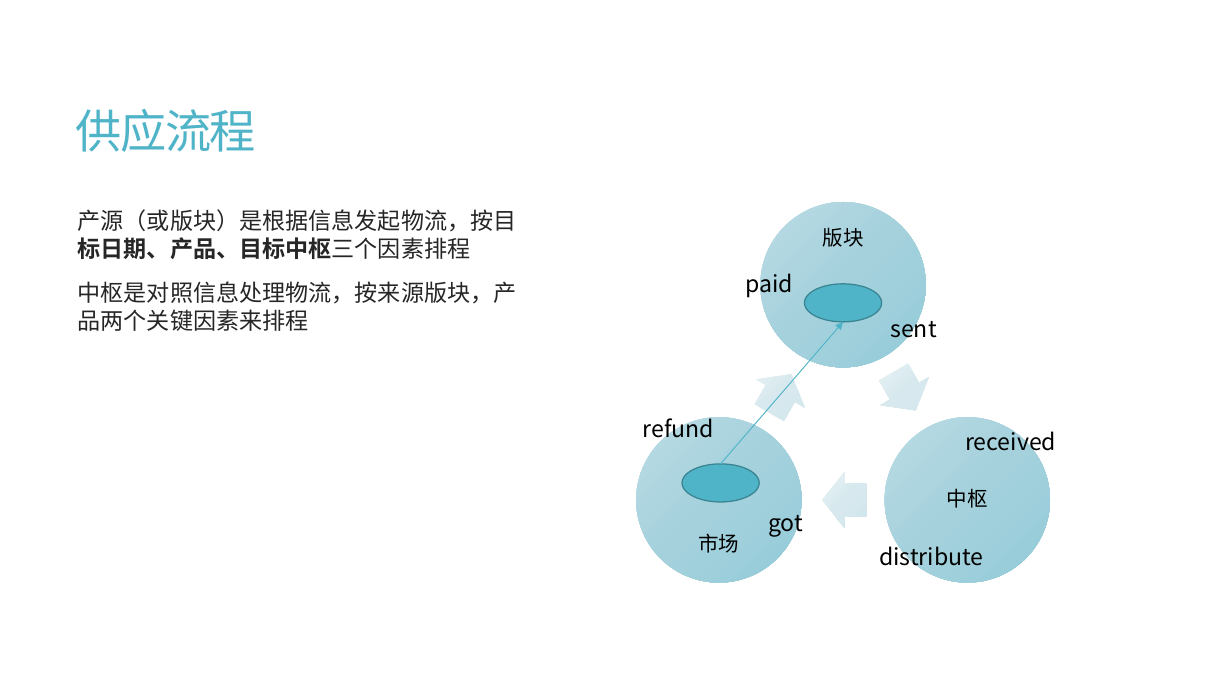
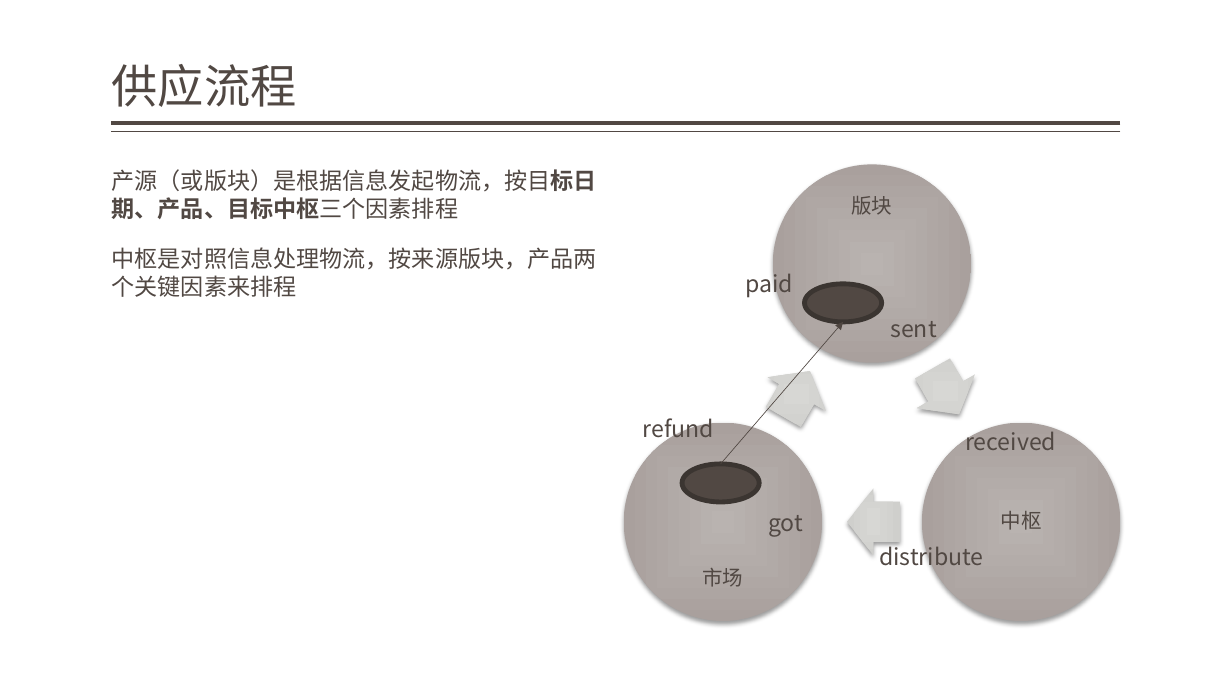
Before and after one commit to jzgi/chainsmart, a slide deck: slide 10 of Docs/品链供销平台.pptx. Drawn at 1232x693 pixels with LibreOffice and Linux fonts; fonts in the diff are those of the drawing. Boxes give left, top, right and bottom in pixels: in the first picture for what was removed or moved away, otherwise in the second. Text is boxed around its words. In the diff, an @@ line names an element or a change of style, - is before the commit and + after.

```diff
--- a/Docs/品链供销平台.pptx
+++ b/Docs/品链供销平台.pptx
@@ title "供应流程": place and size @@
-title "供应流程" at <box>76,109,256,152</box>
+title "供应流程" at <box>112,64,297,107</box>
@@ title "供应流程" at <box>112,64,297,107</box>: text colour #50B4C8 to #514843, letter spacing -1.2 to 0 pt; line spacing 0.85 to 0.9; vertical alignment middle to bottom @@
@@ line added from (1121, 123) to (112, 123), #514843 3 pt @@
@@ line added from (1121, 132) to (112, 132), #514843 1 pt @@
@@ text "产源（或版块）是根据信息发起物流，按目标日期、产品、目标中枢三个因素排程": place and size @@
-text "产源（或版块）是根据信息发起物流，按目标日期、产品、目标中枢三个因素排程" at <box>78,209,517,331</box>
+text "产源（或版块）是根据信息发起物流，按目标日期、产品、目标中枢三个因素排程" at <box>112,169,597,297</box>
@@ text "产源（或版块）是根据信息发起物流，按目标日期、产品、目标中枢三个因素排程" at <box>112,169,597,297</box>: text colour #262626 to #514843; more space between paragraphs @@
@@ ellipse: place and size @@
-ellipse at <box>761,202,926,368</box>
+ellipse at <box>773,165,971,363</box>
@@ text "版块": place and size @@
-text "版块" at <box>823,227,864,247</box>
+text "版块" at <box>851,196,892,215</box>
@@ ellipse at <box>805,284,883,322</box>: fill #50B4C8 to #514843; outline #3B8594 1 pt to #3C3532 3.78 pt @@
@@ arrow (721, 464) - (843, 322): stroke #50B4C8 0.75 pt to #504641 0.5 pt @@
@@ right arrow: place and size @@
-right arrow at <box>746,361,816,427</box>
+right arrow at <box>755,354,839,433</box>
@@ right arrow: place and size @@
-right arrow at <box>870,358,940,424</box>
+right arrow at <box>904,352,988,430</box>
@@ ellipse: place and size @@
-ellipse at <box>636,418,801,583</box>
+ellipse at <box>624,422,823,621</box>
@@ fill gradient #BDDCE5 to #A5D1DD to #94CBD9 to gradient #B9B4B1 to #A9A29E; shadow on in 3 elements at <box>624,422,823,621</box>, <box>773,165,971,363</box>, <box>922,422,1121,621</box> @@
@@ ellipse: place and size @@
-ellipse at <box>884,418,1050,583</box>
+ellipse at <box>922,422,1121,621</box>
@@ text "市场": place and size @@
-text "市场" at <box>698,533,739,553</box>
+text "市场" at <box>702,568,743,587</box>
@@ ellipse at <box>682,464,760,502</box>: fill #50B4C8 to #514843; outline #3B8594 1 pt to #3C3532 3.78 pt @@
@@ text colour #000000 to #514843 in 9 elements at <box>746,268,794,297</box>, <box>890,321,936,337</box>, <box>965,427,1056,450</box>, <box>879,541,983,570</box>, <box>768,515,803,537</box>, <box>643,418,714,442</box>, <box>702,568,743,587</box>, <box>851,196,892,215</box>, <box>1001,511,1042,530</box> @@
@@ text "中枢": place and size @@
-text "中枢" at <box>947,488,988,508</box>
+text "中枢" at <box>1001,511,1042,530</box>
@@ fill gradient #ECF5F7 to #D9EAEF to #D2E7ED to gradient #D8D6D5 to #D1CECC; shadow on in 3 elements at <box>755,354,839,433</box>, <box>904,352,988,430</box>, <box>848,489,900,555</box> @@
@@ right arrow: place and size @@
-right arrow at <box>823,472,867,528</box>
+right arrow at <box>848,489,900,555</box>
```
Also in this commit, not shown: 24 other slides changed, 2 slides added, 11 other files.
